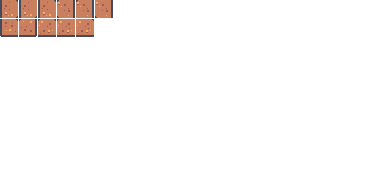
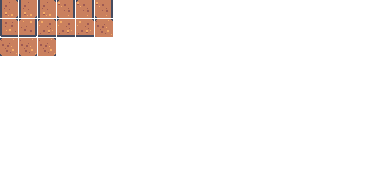
Layer changes from the first 379×170 image to the second:
painted on "tilemap.png. kopia" over [0, 19, 113, 56]
